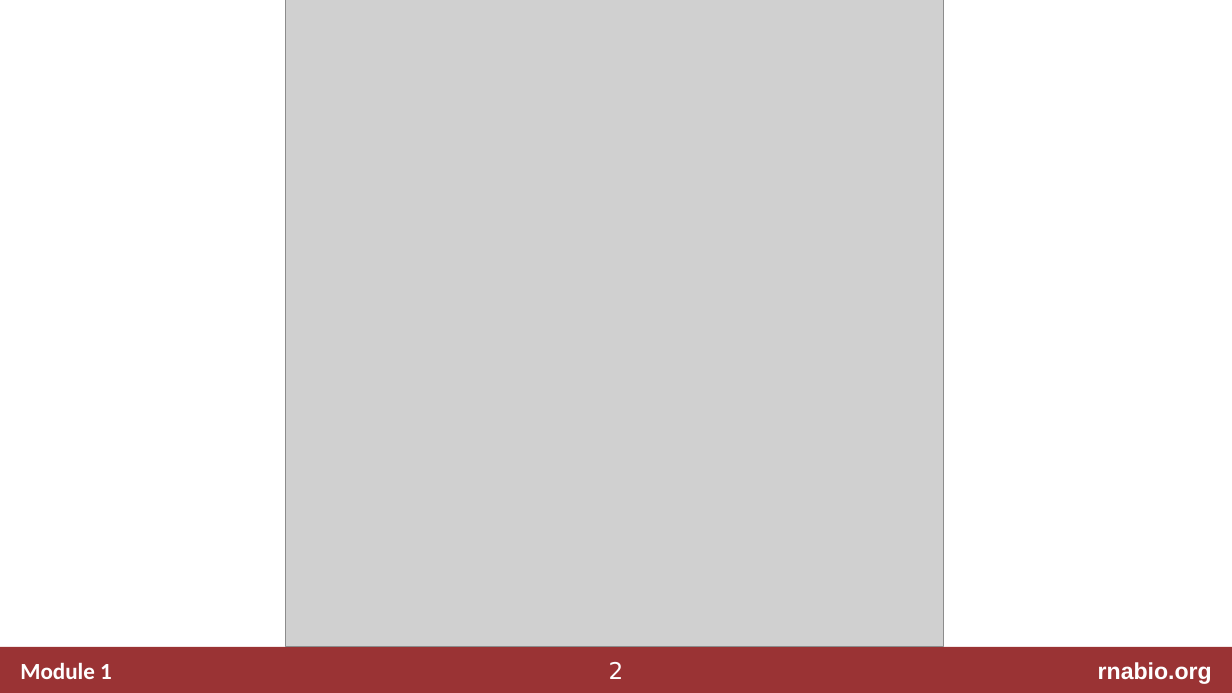
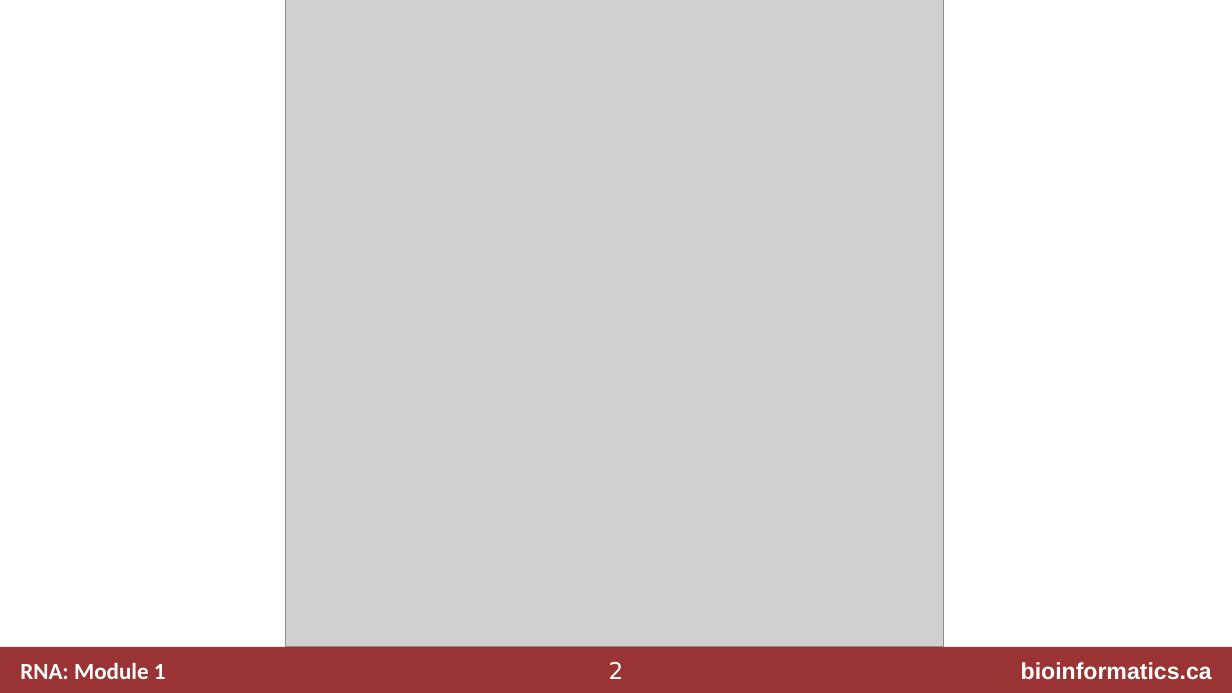
Before and after one commit to griffithlab/rnabio.org, a slide deck: slide 2 of assets/lectures/cbw/2021/mini/RNASeq_MiniLecture_01_02_Indexing.pptx. Drawn at 1232x693 pixels with LibreOffice and Linux fonts; fonts in the diff are those of the drawing; grey boxes stand for pictures. Boxes give left, top, right and bottom in pixels: in the first picture for what was removed or moved away, otherwise in the second. Text is boxed around its words. In the diff, an @@ line names an element or a change of style, - is before the commit and + after.

```diff
--- a/assets/lectures/cbw/2021/mini/RNASeq_MiniLecture_01_02_Indexing.pptx
+++ b/assets/lectures/cbw/2021/mini/RNASeq_MiniLecture_01_02_Indexing.pptx
@@ text at box(20, 662, 166, 679): text changed @@
-Module 1
+RNA: Module 1
@@ text at box(1021, 662, 1212, 679): text changed @@
-rnabio.org
+bioinformatics.ca
```
Also in this commit, not shown: 8 other slides changed, 29 other files.
